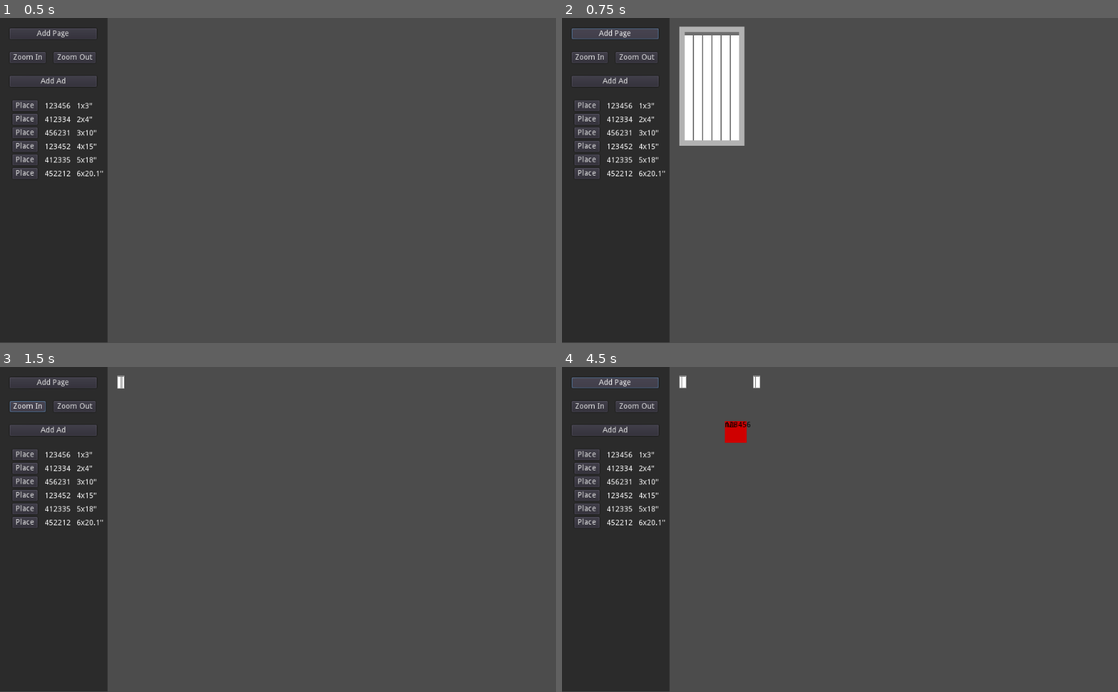
Above: before the commit, frames 1-4 (two rows, left to right).
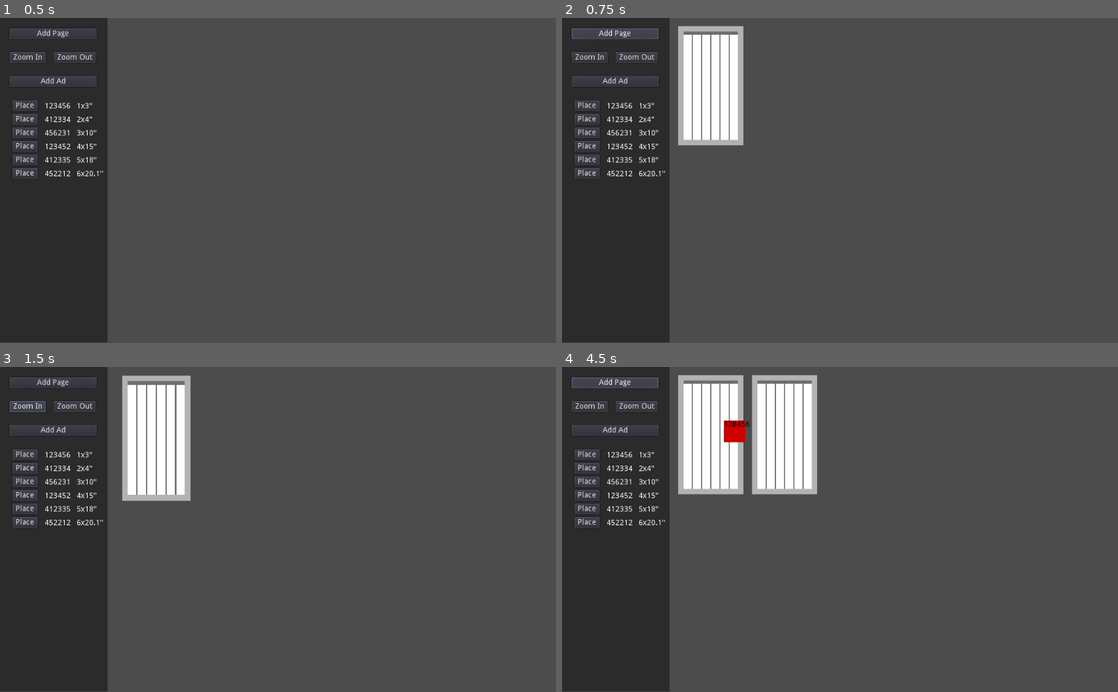
Above: after the commit, the same moments.

Repository: majormunky/GodotPageLayout
Game: Godot game, scene res://App.tscn
Two runs of this game, one before a commit and one after it. Both use one fixed random seed, a clock stepped at 60 frames per second and the inputs below.
Inputs:
- Up to frame 1 (0.5 s): no input
- Up to frame 2 (0.75 s): click "Add Page" at 0.5 s
- Up to frame 3 (1.5 s): click "Zoom In" at 1.25 s
- Up to frame 4 (4.5 s): click "Zoom Out" at 2 s; click "Add Ad" at 2.75 s; click "Place" at 3.5 s; click "Add Page" at 4.25 s

Frame 1 is identical in both runs. In frame 2, 1.1% of the frame differs, in the area x 20-33%, y 2-40%; in frame 3, 4.8%; in frame 4, 8.5%, in the area x 20-46%, y 2-40%.

Commit message:
Added a parent container that we can scale instead of individually scaling items

Diff:
--- a/App.gd
+++ b/App.gd
@@ -2,8 +2,9 @@
 
 
 onready var sidebar = $Sidebar
-onready var page_container = $PageContainer
-onready var ad_container = $AdContainer
+onready var page_container = $PageLayoutArea/PageContainer
+onready var ad_container = $PageLayoutArea/AdContainer
+onready var page_layout_area = $PageLayoutArea
 onready var ad_row_container = $Sidebar/VBoxContainer/MarginContainer4/AdRowContainer
 
 var Page = preload("res://Page.tscn")
@@ -75,6 +76,11 @@
 	create_ad(data)
 
 
+func update_zoom():
+	page_layout_area.scale.x = Utils.scale
+	page_layout_area.scale.y = Utils.scale
+
+
 func update_page_zoom():
 	var cur_x = null
 
@@ -82,20 +88,24 @@
 		if cur_x == null:
 			cur_x = child.rect_position.x
 
-		child.rect_scale.x = Utils.scale / 10
-		child.rect_scale.y = Utils.scale / 10
+		child.rect_scale.x = Utils.scale
+		child.rect_scale.y = Utils.scale
 		child.rect_position.x = cur_x
 
 		cur_x += child.rect_size.x * child.rect_scale.x
 		cur_x += padding
+
+	for ad_child in ad_container.get_children():
+		ad_child.rect_scale.x = Utils.scale
+		ad_child.rect_scale.y = Utils.scale
 
 
 func _on_Button_pressed():
 	var p = Page.instance()
 	p.rect_position.x = current_page_pos.x
 	p.rect_position.y = current_page_pos.y
-	p.rect_scale.x = Utils.scale / 10
-	p.rect_scale.y = Utils.scale / 10
+	p.rect_scale.x = Utils.scale
+	p.rect_scale.y = Utils.scale
 
 	current_page_pos.x += p.rect_size.x * p.rect_scale.x
 	current_page_pos.x += padding
@@ -104,19 +114,13 @@
 
 
 func _on_ZoomInButton_pressed():
-	Utils.scale += 0.05
-	if Utils.scale > MAX_ZOOM:
-		Utils.scale = MAX_ZOOM
-	print("Current Scale: ", Utils.scale)
-	update_page_zoom()
+	Utils.zoom_in()
+	update_zoom()
 
 
 func _on_ZoomOutButton2_pressed():
-	Utils.scale -= 0.05
-	if Utils.scale < MIN_ZOOM:
-		Utils.scale = MIN_ZOOM
-	print("Current Scale: ", Utils.scale)
-	update_page_zoom()
+	Utils.zoom_out()
+	update_zoom()
 
 
 func _on_AddAdButton_pressed():
--- a/App.tscn
+++ b/App.tscn
@@ -98,9 +98,11 @@
 margin_right = 200.0
 custom_constants/separation = 25
 
-[node name="PageContainer" type="Node" parent="."]
+[node name="PageLayoutArea" type="Node2D" parent="."]
 
-[node name="AdContainer" type="Node" parent="."]
+[node name="PageContainer" type="Node2D" parent="PageLayoutArea"]
+
+[node name="AdContainer" type="Node2D" parent="PageLayoutArea"]
 
 [connection signal="pressed" from="Sidebar/VBoxContainer/MarginContainer/AddPageButton" to="." method="_on_Button_pressed"]
 [connection signal="pressed" from="Sidebar/VBoxContainer/MarginContainer2/HBoxContainer/ZoomInButton" to="." method="_on_ZoomInButton_pressed"]
--- a/utils.gd
+++ b/utils.gd
@@ -1,7 +1,16 @@
 extends Node
 
 
-var scale = 10.0
+var scale = 1.0
+var ppi = 10
+const MIN_ZOOM = 0.5
+const MAX_ZOOM = 2.0
+
+# 30 pixels per inch
+# get width of 1 column ad
+# columns_to_inches(1, page_def) -> 1.5856
+# from_inch(1.5856) ->
+
 
 
 func columns_to_inches(col, page_def):
@@ -20,4 +29,16 @@
 
 
 func from_inch(val):
-	return val * scale
+	return val * scale * ppi
+
+
+func zoom_in():
+	scale += 0.05
+	if scale > MAX_ZOOM:
+		scale = MAX_ZOOM
+
+
+func zoom_out():
+	scale -= 0.05
+	if scale < MIN_ZOOM:
+		scale = MIN_ZOOM
